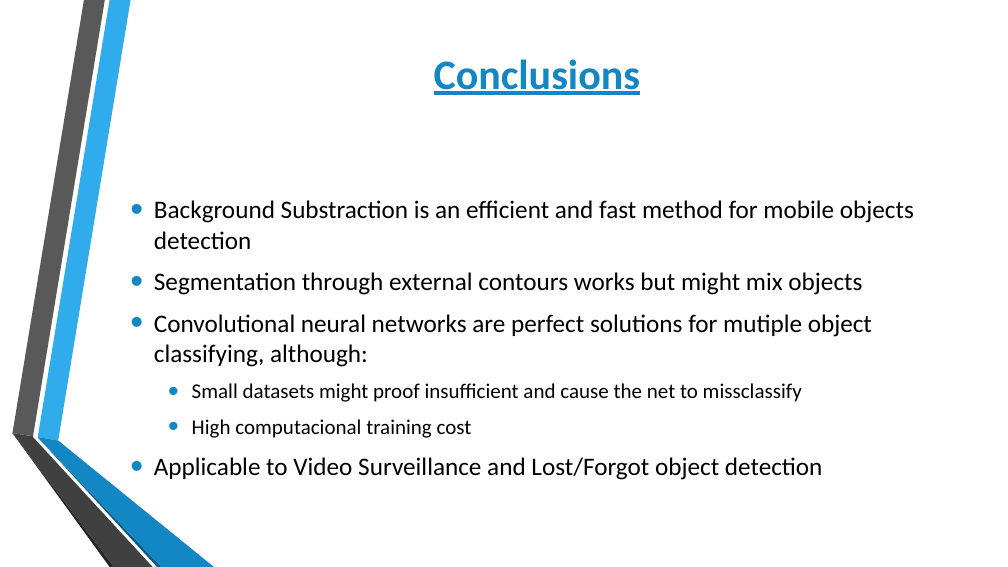
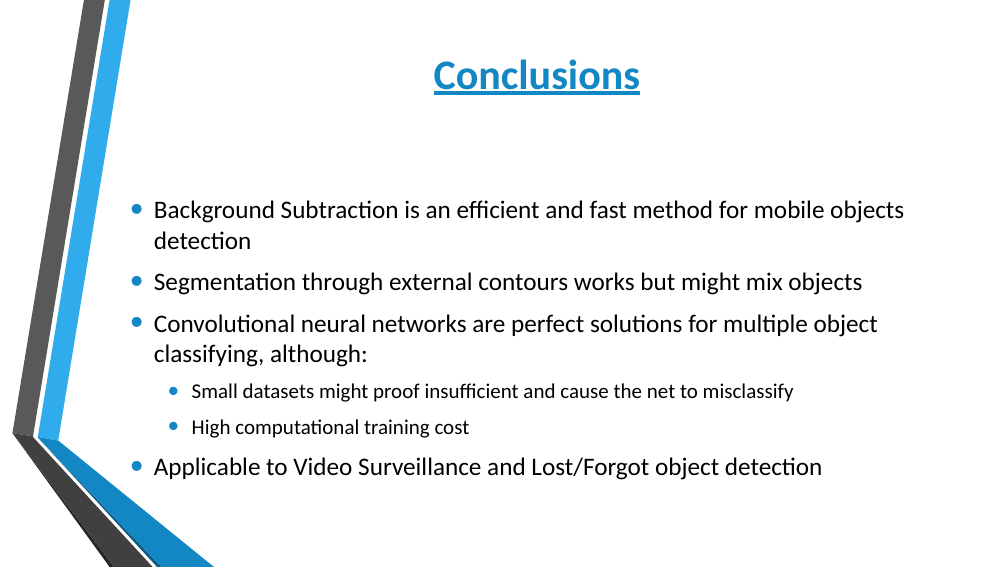
Before and after one commit to 4nc3str4l/VA_GiC, a slide deck: slide 6 of BSaOR.pptx. Drawn at 1008x567 pixels with LibreOffice and Linux fonts; fonts in the diff are those of the drawing; background and template pictures are left out. Boxes give left, top, right and bottom in pixels: in the first picture for what was removed or moved away, otherwise in the second. Text is boxed around its words. In the diff, an @@ line names an element or a change of style, - is before the commit and + after.

```diff
--- a/BSaOR.pptx
+++ b/BSaOR.pptx
@@ text at (x1=154, y1=200, x2=904, y2=249): text changed; text colour #000000 to #191919 @@
-• Background Substraction is an efficient and fast method for mobile objects detection
+• Background Subtraction is an efficient and fast method for mobile objects detection
@@ text at (x1=154, y1=272, x2=862, y2=480): text colour #000000 to #191919 in "Segmentation through external contours works but might ...", "Applicable to Video Surveillance and Lost/Forgot object ..." @@
@@ text at (x1=154, y1=314, x2=878, y2=438): text changed; text colour #000000 to #191919 @@
-• Convolutional neural networks are perfect solutions for mutiple object classifying, although:
-  • Small datasets might proof insufficient and cause the net to missclassify
-  • High computacional training cost
+• Convolutional neural networks are perfect solutions for multiple object classifying, although:
+  • Small datasets might proof insufficient and cause the net to misclassify
+  • High computational training cost
```
Also in this commit, not shown: 5 other slides changed.
